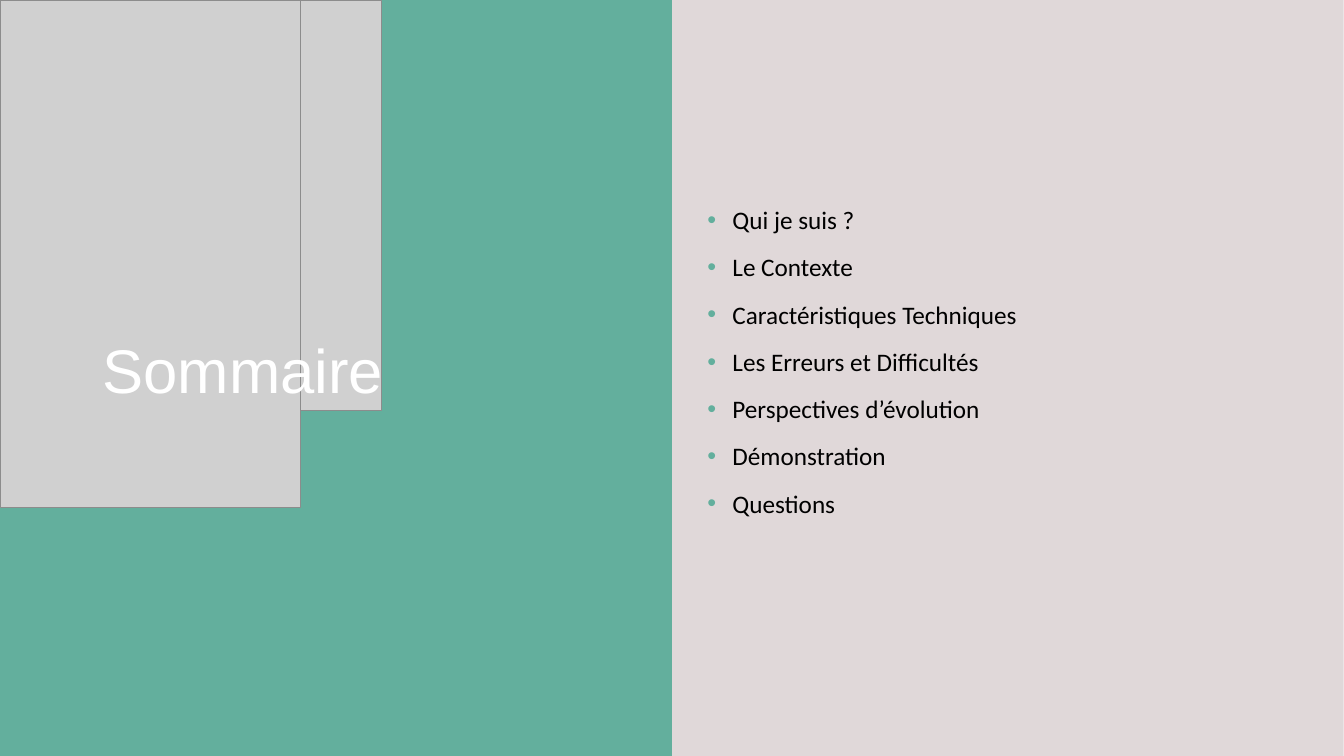
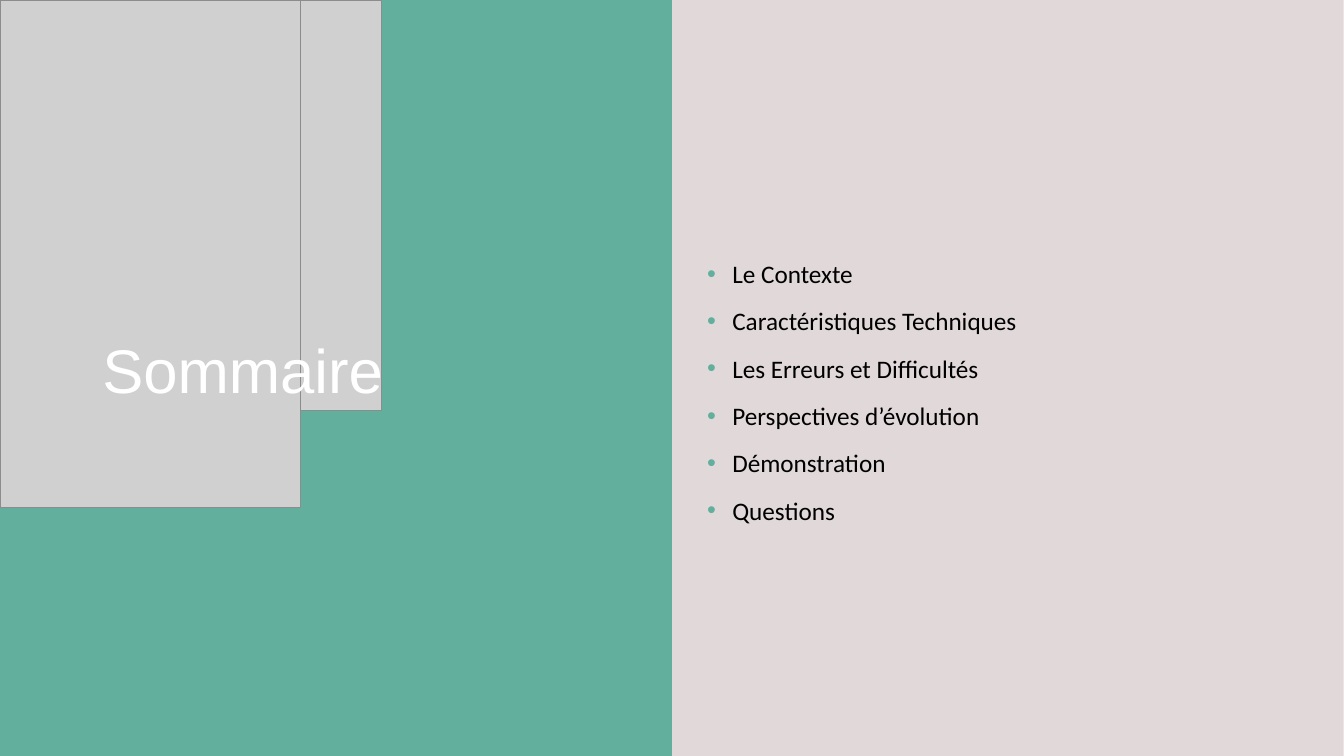
Before and after one commit to FrekiManagarm/FrontHardShop, a slide deck: slide 2 of Présentation Projet Spé Web.pptx. Drawn at 1344x756 pixels with LibreOffice and Linux fonts; fonts in the diff are those of the drawing; grey boxes stand for pictures; background and template pictures are left out. Boxes give left, top, right and bottom in pixels: in the first picture for what was removed or moved away, otherwise in the second. Text is boxed around its words. In the diff, an @@ line names an element or a change of style, - is before the commit and + after.

```diff
--- a/Présentation Projet Spé Web.pptx
+++ b/Présentation Projet Spé Web.pptx
@@ text at <box>732,211,837,234</box>: paragraph removed @@
-• Qui je suis ?
```
Also in this commit, not shown: 6 other slides changed, 1 slide removed, 16 other files.
